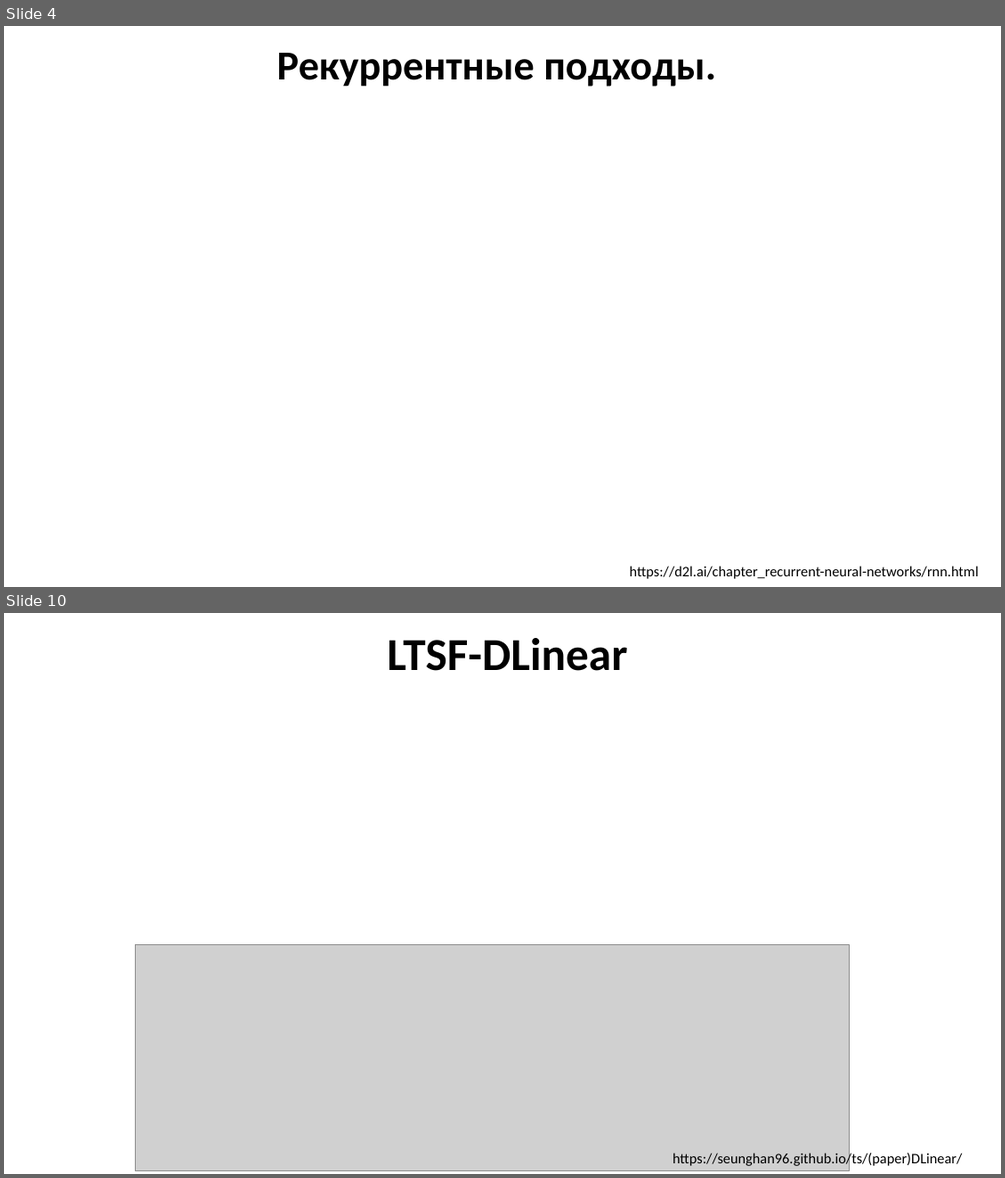
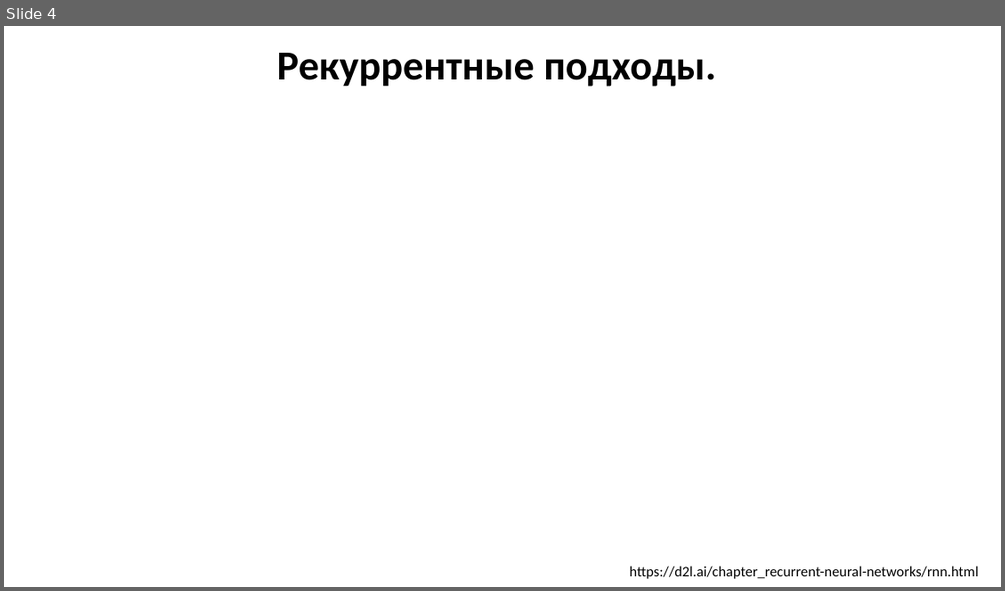
Before and after one commit to MVRonkin/TimeSeriesCourse, a slide deck: 2025/LEC/07-2 RNN.pptx. Shown one above the other, each under a label of ours: slides 4 and 10 before the commit, slide 4 after it; the slides between them are not shown. The pictures are 1005x1178 and 1005x591 pixels, drawn with LibreOffice and Linux fonts; fonts in the diff are those of the drawing; grey boxes stand for pictures. Boxes give left, top, right and bottom in pixels: in the first picture for what was removed or moved away, otherwise in the second. Text is boxed around its words. In the diff, an @@ line names an element or a change of style, - is before the commit and + after.

```diff
--- a/2025/LEC/07-2 RNN.pptx
+++ b/2025/LEC/07-2 RNN.pptx
@@ slide 10 removed at [4, 613, 1001, 1174], background #FFFFFF @@
@@ title removed at [387, 638, 627, 671] @@
-LTSF-DLinear
@@ picture removed at [135, 944, 849, 1170] @@
@@ text removed at [672, 1151, 962, 1167] @@
-https://seunghan96.github.io/ts/(paper)DLinear/
```
Also in this commit, not shown: 1 slide changed, 13 slides added, 84 other slides removed.
